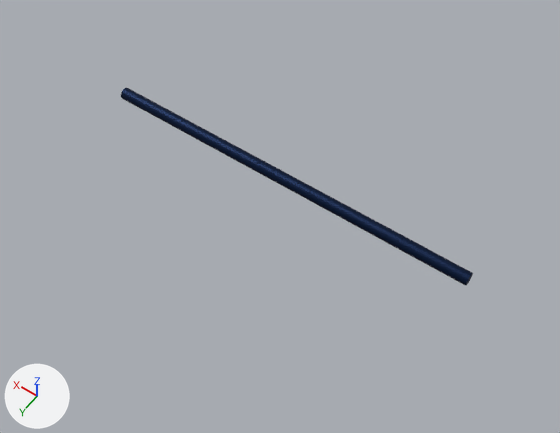
The glTF model pew-pew/models/drone_sky.gltf as it was, and as the next commit left it.
The view is the same before and after, from a camera (50 mm lens) standing at (-1.41, 1.98, 2.81) and looking at (-0.1, 0.14, -0.08). Lighting does not change. The marker at lower left points along +X, +Y and +Z. Where no turn or scale is listed for an object, it has been applied to the vertices.
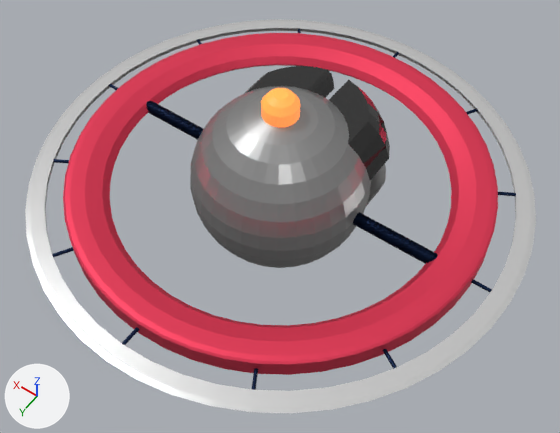
Location of each change, (x1, y1, x2, y2) in pixels of the pictures (560 x 433 px):
'Torus', added: after (25, 19, 536, 413)
    faces in mat_material_003 (red #e73c5a): (63, 33, 498, 375)
    faces in mat_material_002 (white #e7e7e7): (25, 19, 536, 413)
'Sphere', added: after (190, 66, 390, 268)
    faces in mat_material_001 (grey #a4a4a4): (190, 86, 386, 268)
    faces in mat_material_006 (black #444444): (245, 66, 390, 206)
    faces in mat_material_005 (orange #e7a125): (261, 88, 300, 127)
'Cylinder.002', added (blue): after (52, 28, 516, 390)
'Cylinder.001', unchanged, covered by the edit: before (121, 88, 473, 286); after (146, 101, 438, 264)

The edits, one by one:
Material 'Material.001' (mat_material_001) is new.
Its base color is (0.37, 0.37, 0.37) (grey #a4a4a4).
Its metallic is 0.709.
Its roughness is 0.319.
Material 'Material.005' (mat_material_005) is new.
Its base color is (0.8, 0.357, 0.0182) (orange #e7a125).
Its emission color is (1.0, 0.204, 0.0744) (orange #ff7d4d).
Its emission strength is 1.0.
Material 'Material.006' (mat_material_006) is new.
Its base color is (0.058, 0.058, 0.058) (black #444444).
Its metallic is 0.654.
Its roughness is 0.0354.
Material 'Material.002' (mat_material_002) is new.
Its base color is (0.8, 0.8, 0.8) (white #e7e7e7).
Its metallic is 0.677.
Its roughness is 0.295.
Material 'Material.003' (mat_material_003) is new.
Its base color is (0.8, 0.0453, 0.103) (red #e73c5a).
Its metallic is 0.614.
Mesh me_cylinder_001 is new.
It has 768 vertices, 1488 faces and spans x -0.06..2.17, y -1.12..1.12, z -0.01..0.01.
It uses material mat_material_004 (dark blue #0c2043).
Mesh me_sphere is new.
It has 673 vertices, 1342 faces and spans x -0.431..0.431, y -0.587..0.431, z -0.431..0.534.
Faces by material slot: [852, 222, 268].
It uses material mat_material_001 (grey #a4a4a4).
It uses material mat_material_005 (orange #e7a125).
It uses material mat_material_006 (black #444444).
Mesh me_torus is new.
It has 768 vertices, 1440 faces and spans x -1.19..1.19, y -1.19..1.19, z -0.06..0.06.
Faces by material slot: [384, 1056].
It uses material mat_material_002 (white #e7e7e7).
It uses material mat_material_003 (red #e73c5a).
Object 'Cylinder.002' (ob_cylinder_002) is new; it shows me_cylinder_001.
Its location is (-1.056, 0.0, 0.0).
Object 'Sphere' (ob_sphere) is new; it shows me_sphere.
Its location is (0.0, 0.0, 0.0).
Object 'Torus' (ob_torus) is new; it shows me_torus.
Its location is (0.0, 0.0, 0.0).
